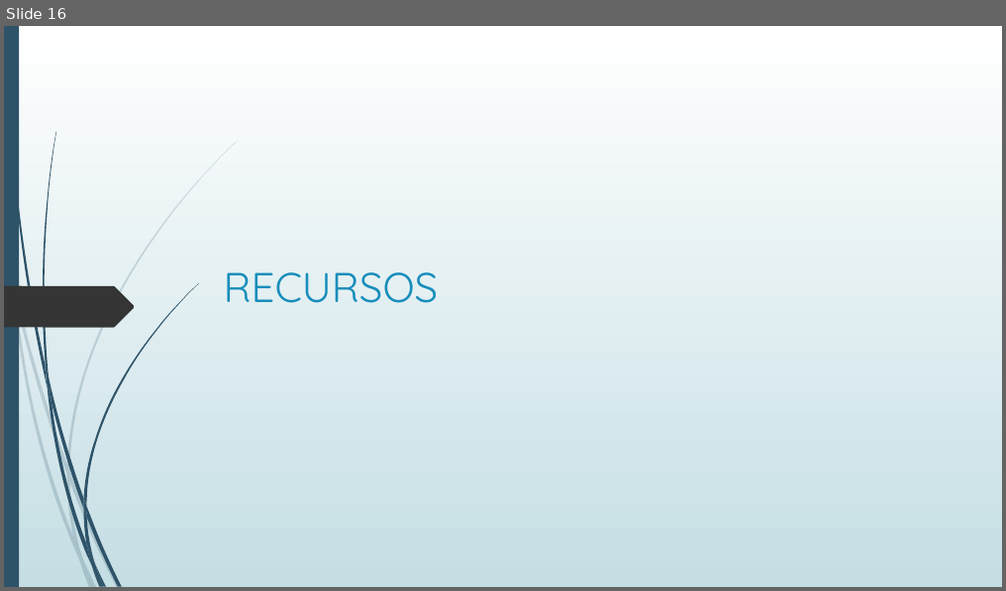
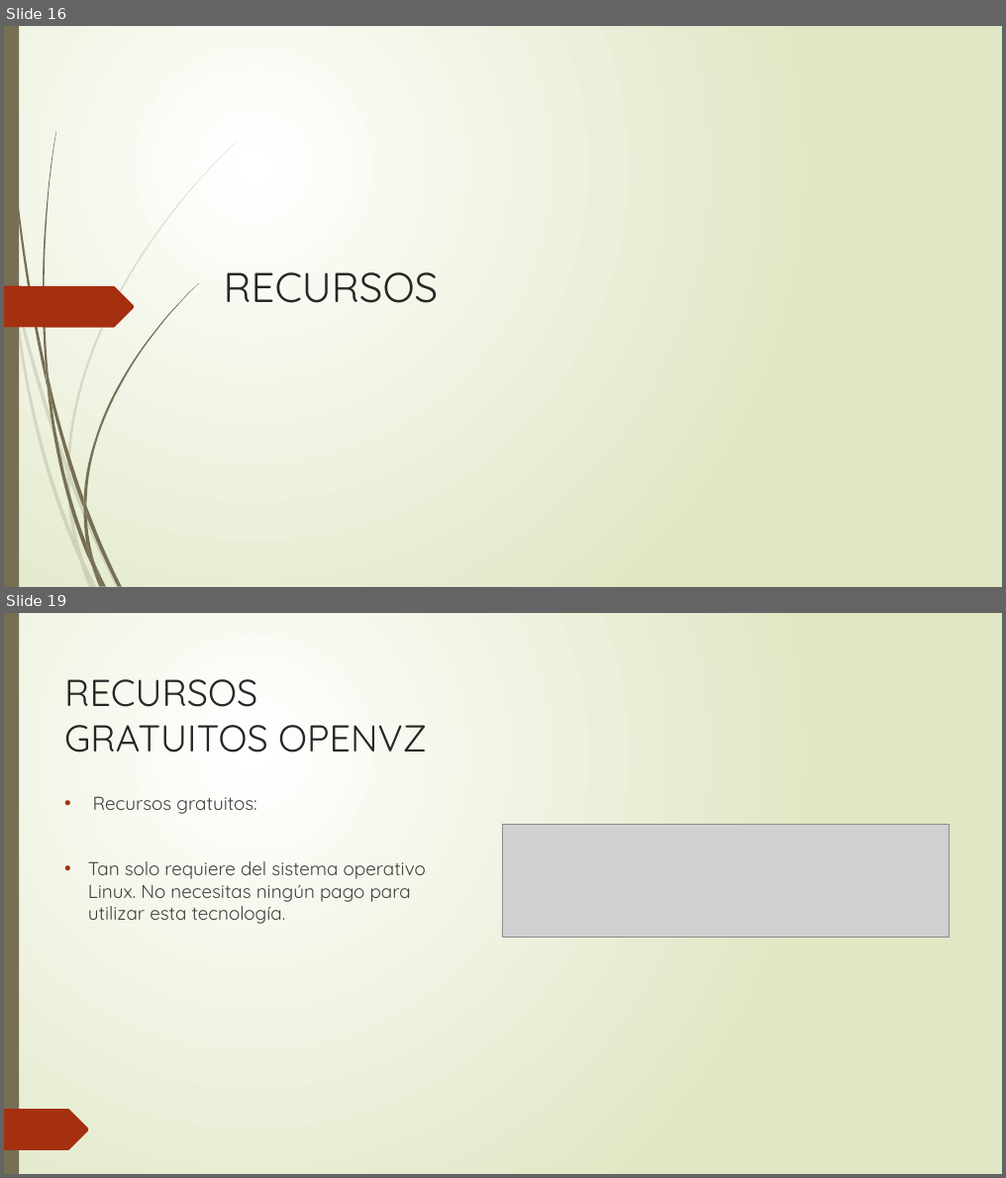
Before and after one commit to DiegoUAH/TG1, a slide deck: TG1-Presentacion.pptx. Shown one above the other, each under a label of ours: slide 16 before the commit, slides 16 and 19 after it; the slides between them are not shown. The pictures are 1006x591 and 1006x1178 pixels, drawn with LibreOffice and Linux fonts; fonts in the diff are those of the drawing; grey boxes stand for pictures. Boxes give left, top, right and bottom in pixels: in the first picture for what was removed or moved away, otherwise in the second. Text is boxed around its words. In the diff, an @@ line names an element or a change of style, - is before the commit and + after.

```diff
--- a/TG1-Presentacion.pptx
+++ b/TG1-Presentacion.pptx
@@ slide 19 added at (4, 613, 1002, 1174), background gradient #FFFFFF to #DFE8C4; not listed: 22 template elements that a slide beside it also shows @@
@@ rectangle added at (4, 613, 1002, 1174), fill gradient #FFFFFF to #DFE8C4 @@
@@ rectangle added at (4, 613, 19, 1174), fill #766F54 @@
@@ freeform shape added at (4, 671, 135, 713), fill #A53010 @@
@@ title added at (64, 679, 427, 753), 36 pt, text #262626 @@
+RECURSOS GRATUITOS OPENVZ
@@ text added at (88, 796, 426, 924), 18 pt, text #404040 @@
+• Recursos gratuitos:
+• Tan solo requiere del sistema operativo Linux. No necesitas ningún pago para utilizar esta tecnología.
@@ picture added at (503, 824, 948, 937) @@
@@ freeform shape added at (4, 1109, 89, 1151), fill #A53010 @@
@@ slide 16 changed as well @@
@@ background gradient #FFFFFF to #C5DEE5 to gradient #FFFFFF to #DFE8C4 @@
@@ freeform shape at (6, 26, 47, 386): fill #2E5369 to #766F54; outline redrawn @@
@@ fill #2E5369 to #766F54 in 12 elements at (49, 379, 83, 509), (86, 506, 122, 586), (47, 383, 91, 567), (95, 565, 107, 587), (46, 363, 52, 404), (83, 283, 199, 506), (91, 567, 101, 587), (83, 509, 94, 565), (83, 498, 86, 517), (86, 544, 104, 586), (4, 26, 19, 587), (43, 132, 56, 379) @@
@@ title "RECURSOS" at (224, 273, 439, 303): text colour #178DBB to #262626 @@
@@ freeform shape at (4, 286, 135, 328): fill #353535 to #A53010 @@
@@ fill #2E5369 at 20% opacity to #766F54 at 20% opacity in 10 elements at (4, 237, 12, 288), (15, 284, 67, 474), (70, 472, 120, 587), (82, 559, 97, 587), (12, 288, 79, 561), (67, 474, 82, 559), (67, 141, 238, 472), (79, 561, 93, 587), (67, 465, 70, 482), (73, 537, 93, 587) @@
```
Also in this commit, not shown: 17 other slides changed, 3 other slides added, 1 slide removed.
